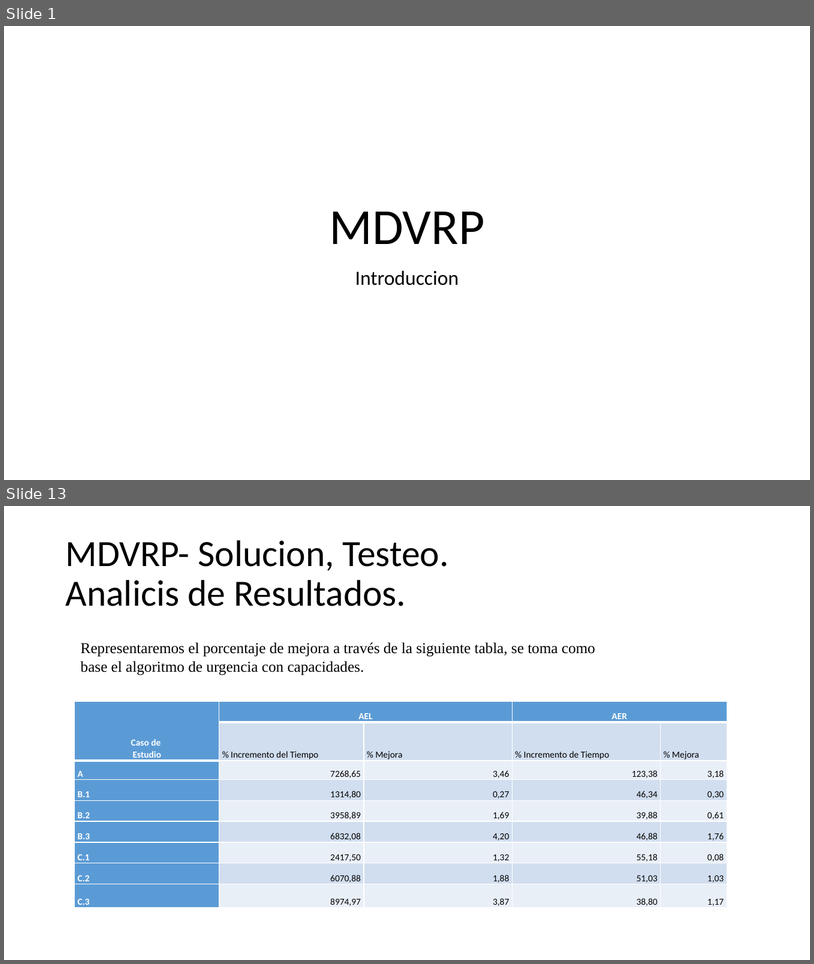
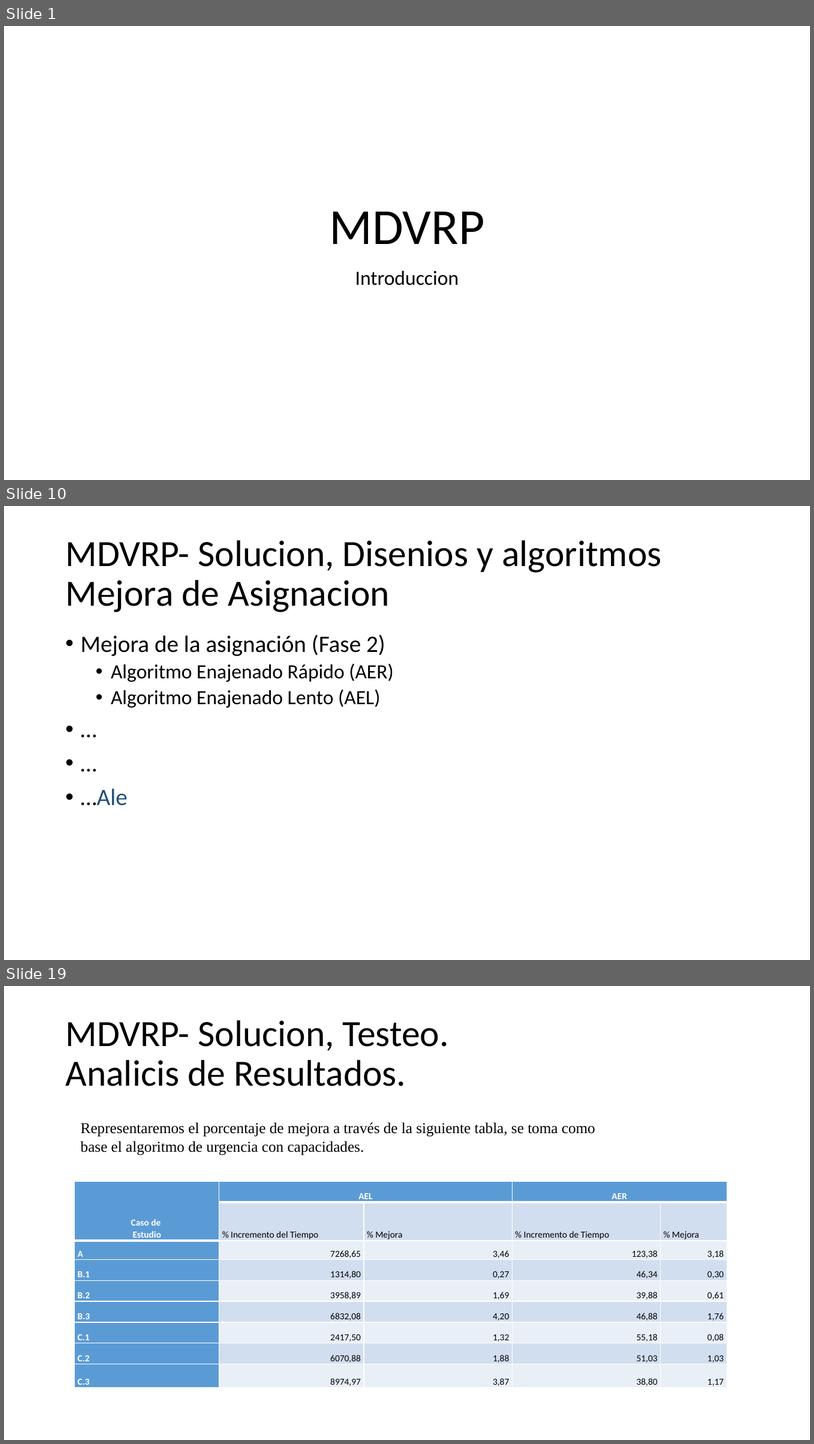
Before and after one commit to urubusale/proyvrp, a slide deck: Version/Documentación/MDVRP.pptx. Shown one above the other, each under a label of ours: slides 1 and 13 before the commit, slides 1, 10 and 19 after it; the slides between them are not shown. The pictures are 814x964 and 814x1444 pixels, drawn with LibreOffice and Linux fonts; fonts in the diff are those of the drawing. Boxes give left, top, right and bottom in pixels: in the first picture for what was removed or moved away, otherwise in the second. Text is boxed around its words. In the diff, an @@ line names an element or a change of style, - is before the commit and + after.

```diff
--- a/Version/Documentación/MDVRP.pptx
+++ b/Version/Documentación/MDVRP.pptx
@@ slide 10 added at box(4, 506, 810, 960), background #FFFFFF @@
@@ title added at box(65, 540, 662, 612), 44 pt, text #000000 @@
+MDVRP- Solucion, Disenios y algoritmos Mejora de Asignacion
@@ text added at box(81, 634, 393, 805), 24 pt, text #000000 @@
+• Mejora de la asignación (Fase 2)
+  • Algoritmo Enajenado Rápido (AER)
+  • Algoritmo Enajenado Lento (AEL)
+• …
+• …
+• …Ale
@@ what was slide 13 is now slide 19 @@
```
Also in this commit, not shown: 13 slides changed, 5 other slides added.
